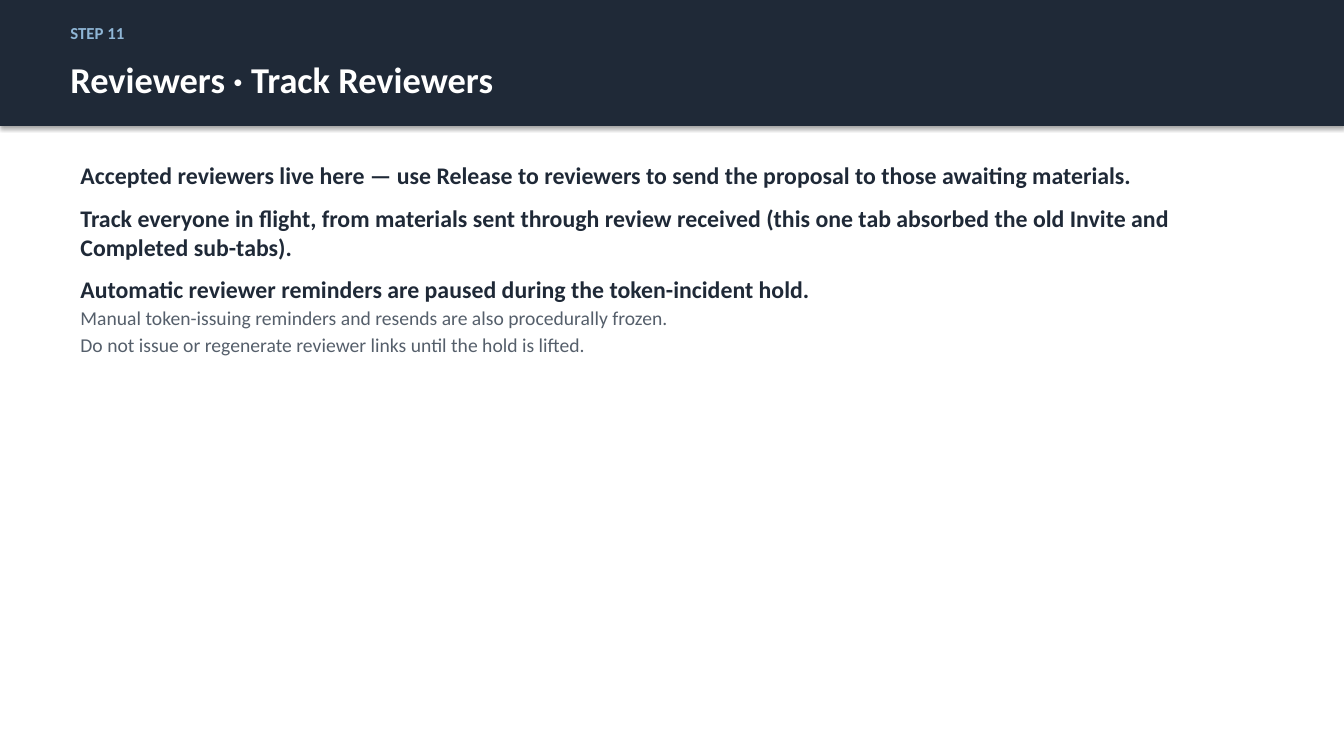
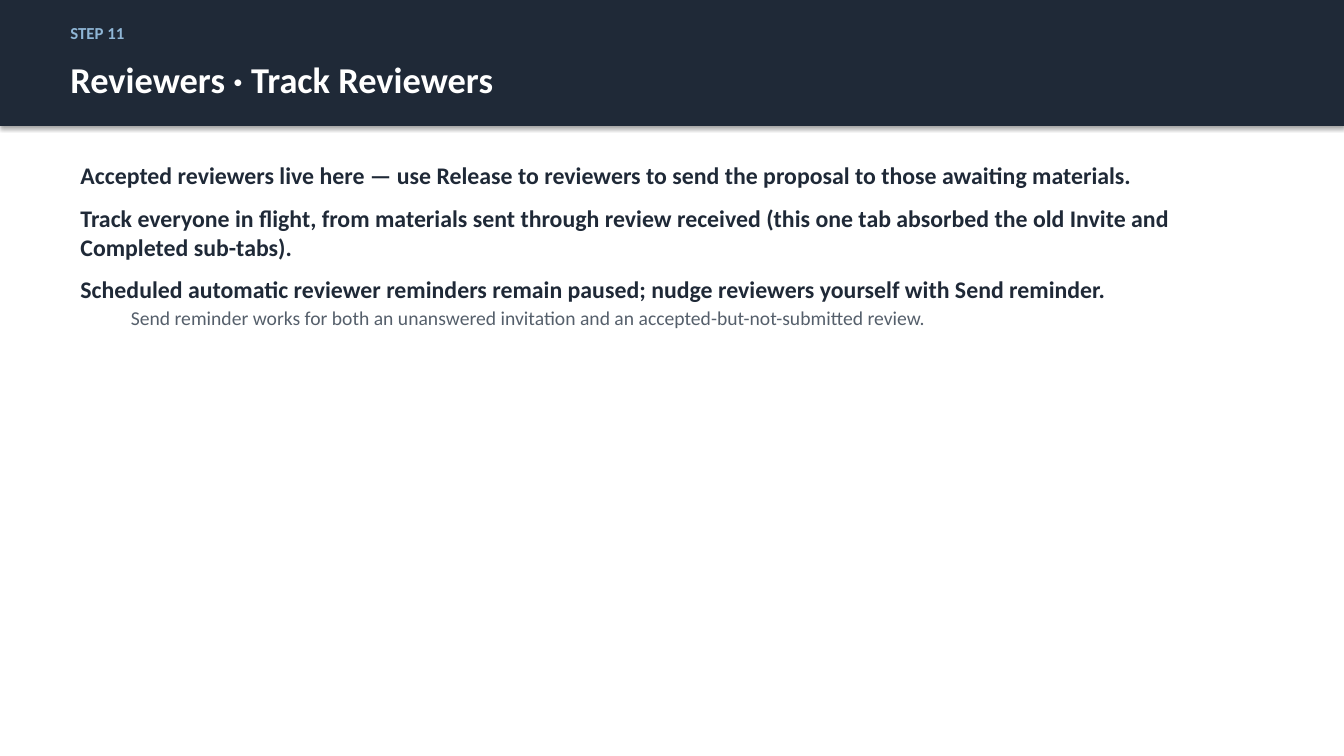
Before and after one commit to justingallivan/wmkf-research-apps, a slide deck: slide 24 of docs/onboarding/Workbench_Onboarding_PD.pptx. Drawn at 1344x756 pixels with LibreOffice and Linux fonts; fonts in the diff are those of the drawing. Boxes give left, top, right and bottom in pixels: in the first picture for what was removed or moved away, otherwise in the second. Text is boxed around its words. In the diff, an @@ line names an element or a change of style, - is before the commit and + after.

```diff
--- a/docs/onboarding/Workbench_Onboarding_PD.pptx
+++ b/docs/onboarding/Workbench_Onboarding_PD.pptx
@@ text at <box>80,281,1105,328</box>: text changed; size 14 to 17 pt; text colour #555F6B to #1F2937; bold on @@
-Automatic reviewer reminders are paused during the token-incident hold.
-  Manual token-issuing reminders and resends are also procedurally frozen.
-  Do not issue or regenerate reviewer links until the hold is lifted.
+Scheduled automatic reviewer reminders remain paused; nudge reviewers yourself with Send reminder.
+  Send reminder works for both an unanswered invitation and an accepted-but-not-submitted review.
```
Also in this commit, not shown: 12 other slides changed, 4 other files.
